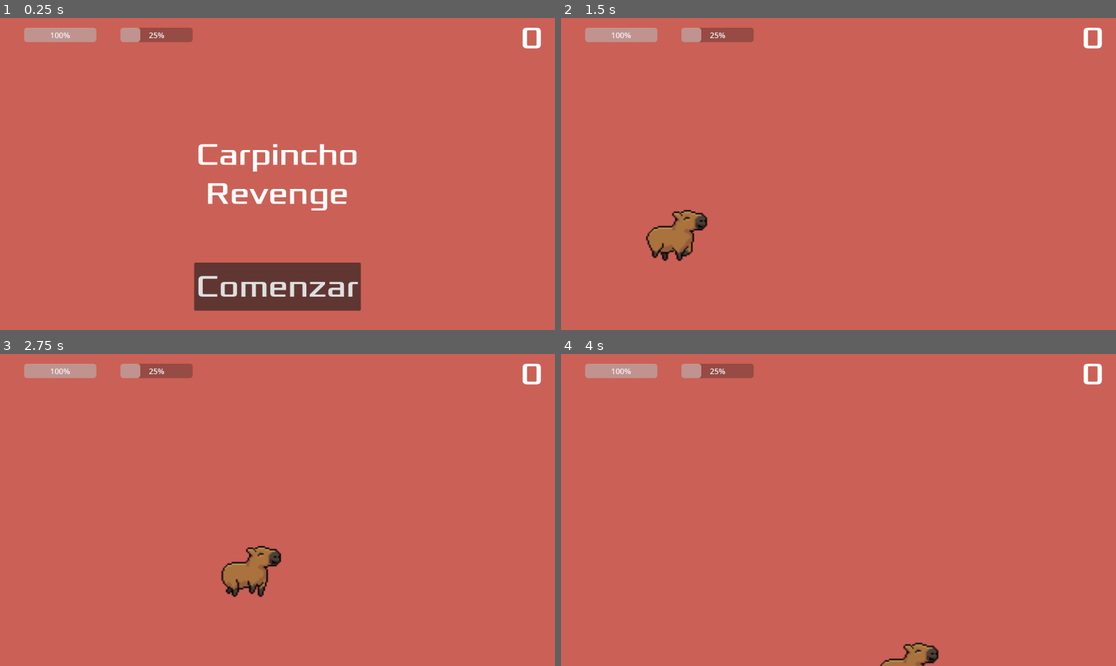
Above: before the commit, frames 1-4 (two rows, left to right).
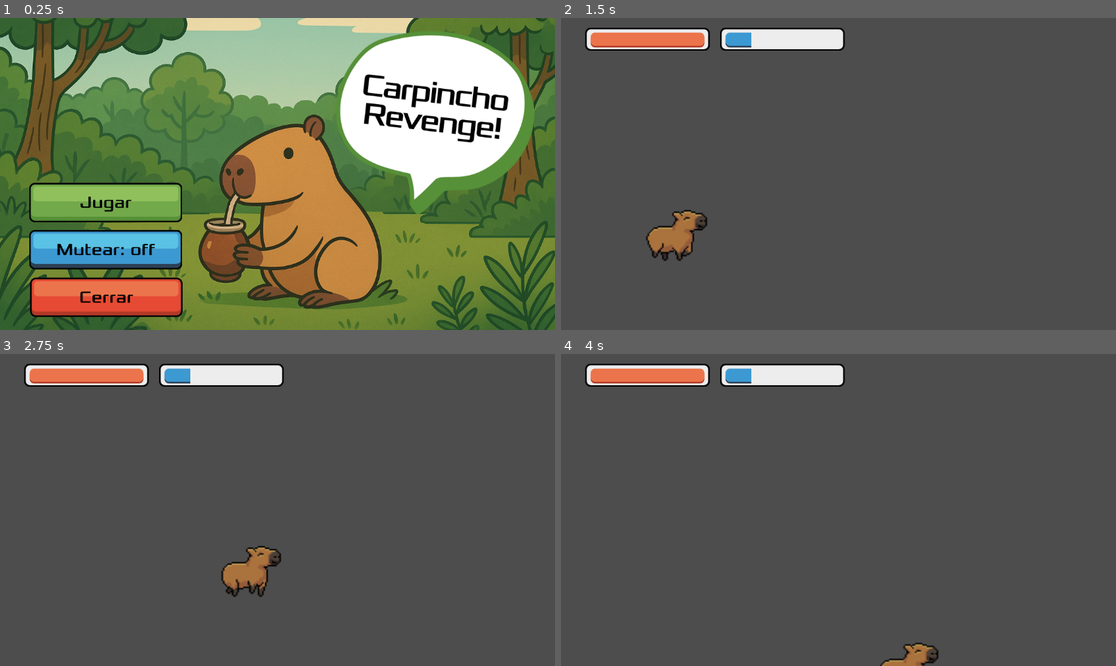
Above: after the commit, the same moments.

Repository: natayadev/carpincho-team
Game: Godot game, scene res://main.tscn
Two runs of this game, one before a commit and one after it. Both use one fixed random seed, a clock stepped at 60 frames per second and the inputs below.
Inputs (mouse positions are in pixels of both pictures, inside the frame that each line leads up to; where the layout moved, square brackets give the same spot in the first picture):
- Up to frame 1 (0.25 s): no input
- Up to frame 2 (1.5 s): click (666, 248) at 0.52 s; click (666, 202) [838, 286] at 1.25 s
- Up to frame 3 (2.75 s): tap Enter at 2 s; hold Right (move_right) from 2.03 s (still down)
- Up to frame 4 (4 s): release Right (move_right) at 2.78 s; hold Down (move_down) 2.78-3.53 s; hold Right (move_right) from 3.53 s (still down)

The runs differ from the first frame. In frame 1, 100% of the frame differs, in the area x 0-100%, y 0-100%; in frame 2, 99%; in frame 3, 99%; in frame 4, 100%.

Commit message:
Añade sonidos y demás assets

Diff:
--- a/hud.gd
+++ b/hud.gd
@@ -1,30 +1,28 @@
 extends CanvasLayer
 
 signal start_game
-
-func show_message(text):
-	$Message.text = text
-	$Message.show()
-	$MessageTimer.start()
+var is_muted := false
 
 func show_game_over():
-	show_message("Perdiste :(")
-	await $MessageTimer.timeout
-	$Message.show()
-	await get_tree().create_timer(1.0).timeout
 	$StartButton.show()
-
-func update_score(score):
-	$ScoreLabel.text = str(score)
 
 func _on_start_button_pressed():
 	$StartButton.hide()
-	$Message.hide()
+	$ExitButton.hide()
+	$MuteButton.hide()
+	$Background.hide()
+	$Title.hide()
+	$HealthBar.show()
+	$StaminaBar.show()
 	start_game.emit()
 
-func _on_message_timer_timeout():
-	$Message.hide()
+func _on_mute_button_pressed() -> void:
+	is_muted = !is_muted
+	var master_bus := AudioServer.get_bus_index("Master")
+	AudioServer.set_bus_mute(master_bus, is_muted)
 
+func _on_exit_button_pressed() -> void:
+	get_tree().quit()
 
 func _on_player_health_changed(health: Variant) -> void:
-	pass # Replace with function body.
+	pass
--- a/hud.tscn
+++ b/hud.tscn
@@ -1,82 +1,123 @@
-[gd_scene load_steps=3 format=3 uid="uid://c6bqruikxwql0"]
+[gd_scene load_steps=14 format=3 uid="uid://c6bqruikxwql0"]
 
-[ext_resource type="FontFile" uid="uid://dn67pmsqwdj3y" path="res://fonts/Xolonium-Regular.ttf" id="1_37p78"]
 [ext_resource type="Script" uid="uid://82j0yydw80ie" path="res://hud.gd" id="1_64ctp"]
+[ext_resource type="Texture2D" uid="uid://c6oui5kfsxli0" path="res://art/Background.png" id="2_gpiub"]
+[ext_resource type="Texture2D" uid="uid://xb856jvwjdo3" path="res://art/Play.png" id="3_61f8s"]
+[ext_resource type="Texture2D" uid="uid://bmp0rop5gl3vu" path="res://art/PlayPressed.png" id="4_g10ll"]
+[ext_resource type="Texture2D" uid="uid://cwtn0udnu4f1w" path="res://art/Mute.png" id="5_gpiub"]
+[ext_resource type="Texture2D" uid="uid://c1fioil3v43f7" path="res://art/MutePressed.png" id="6_amv7k"]
+[ext_resource type="Texture2D" uid="uid://dqhvkvswycka" path="res://art/Exit.png" id="7_1fv7p"]
+[ext_resource type="Texture2D" uid="uid://dgvm7c6mvd8xs" path="res://art/ExitPressed.png" id="8_4u2vk"]
+[ext_resource type="Texture2D" uid="uid://v1q5fbmajo5a" path="res://art/Title.png" id="10_amv7k"]
+[ext_resource type="Texture2D" uid="uid://dcjsxl344hamy" path="res://art/HealthBar.png" id="11_1fv7p"]
+[ext_resource type="Texture2D" uid="uid://jcuir4flwyq5" path="res://art/EmptyBar.png" id="11_4u2vk"]
+[ext_resource type="Texture2D" uid="uid://beo885iryto3w" path="res://art/StaminaBar.png" id="12_4u2vk"]
+
+[sub_resource type="GDScript" id="GDScript_1fv7p"]
+script/source = "extends TextureProgressBar
+"
 
 [node name="HUD" type="CanvasLayer"]
 script = ExtResource("1_64ctp")
 
-[node name="ScoreLabel" type="Label" parent="."]
-anchors_preset = 5
-anchor_left = 0.5
-anchor_right = 0.5
-offset_left = 482.0
-offset_top = 3.0
-offset_right = 573.0
-offset_bottom = 81.0
-grow_horizontal = 2
-theme_override_fonts/font = ExtResource("1_37p78")
-theme_override_font_sizes/font_size = 64
-text = "0"
-horizontal_alignment = 1
-vertical_alignment = 1
-
-[node name="Message" type="Label" parent="."]
-custom_minimum_size = Vector2(480, 0)
+[node name="Background" type="TextureRect" parent="."]
 anchors_preset = 8
 anchor_left = 0.5
 anchor_top = 0.5
 anchor_right = 0.5
 anchor_bottom = 0.5
-offset_left = -204.0
-offset_top = -79.5
-offset_right = 204.0
-offset_bottom = 79.5
+offset_left = -584.0
+offset_top = -436.0
+offset_right = 952.0
+offset_bottom = 588.0
 grow_horizontal = 2
 grow_vertical = 2
-theme_override_fonts/font = ExtResource("1_37p78")
-theme_override_font_sizes/font_size = 64
-text = "Carpincho Revenge"
-horizontal_alignment = 1
-vertical_alignment = 1
-autowrap_mode = 2
+scale = Vector2(0.76, 0.76)
+texture = ExtResource("2_gpiub")
 
-[node name="StartButton" type="Button" parent="."]
+[node name="Title" type="TextureRect" parent="."]
+offset_left = 629.0
+offset_top = 19.0
+offset_right = 1329.0
+offset_bottom = 519.0
+scale = Vector2(0.8, 0.8)
+texture = ExtResource("10_amv7k")
+
+[node name="StartButton" type="TextureButton" parent="."]
+anchors_preset = 7
+anchor_left = 0.5
+anchor_top = 1.0
+anchor_right = 0.5
+anchor_bottom = 1.0
+offset_left = -515.0
+offset_top = -306.0
+offset_right = 278.0
+offset_bottom = -100.0
+grow_horizontal = 2
+grow_vertical = 0
+scale = Vector2(0.4, 0.4)
+texture_normal = ExtResource("3_61f8s")
+texture_pressed = ExtResource("4_g10ll")
+texture_hover = ExtResource("4_g10ll")
+
+[node name="MuteButton" type="TextureButton" parent="."]
 custom_minimum_size = Vector2(200, 100)
 anchors_preset = 7
 anchor_left = 0.5
 anchor_top = 1.0
 anchor_right = 0.5
 anchor_bottom = 1.0
-offset_left = -100.0
-offset_top = -140.0
-offset_right = 100.0
-offset_bottom = -40.0
+offset_left = -515.0
+offset_top = -208.0
+offset_right = 278.0
+offset_bottom = -2.0
 grow_horizontal = 2
 grow_vertical = 0
-theme_override_fonts/font = ExtResource("1_37p78")
-theme_override_font_sizes/font_size = 64
-text = "Comenzar"
+scale = Vector2(0.4, 0.4)
+texture_normal = ExtResource("5_gpiub")
+texture_disabled = ExtResource("6_amv7k")
 
-[node name="MessageTimer" type="Timer" parent="."]
-wait_time = 2.0
-one_shot = true
+[node name="ExitButton" type="TextureButton" parent="."]
+custom_minimum_size = Vector2(200, 100)
+anchors_preset = 7
+anchor_left = 0.5
+anchor_top = 1.0
+anchor_right = 0.5
+anchor_bottom = 1.0
+offset_left = -514.0
+offset_top = -109.0
+offset_right = 279.0
+offset_bottom = 97.0
+grow_horizontal = 2
+grow_vertical = 0
+scale = Vector2(0.4, 0.4)
+texture_normal = ExtResource("7_1fv7p")
+texture_pressed = ExtResource("8_4u2vk")
+texture_hover = ExtResource("8_4u2vk")
 
-[node name="HealthBar" type="ProgressBar" parent="."]
+[node name="HealthBar" type="TextureProgressBar" parent="."]
 offset_left = 50.0
 offset_top = 20.0
-offset_right = 200.0
-offset_bottom = 50.0
+offset_right = 698.0
+offset_bottom = 141.0
+scale = Vector2(0.4, 0.4)
 max_value = 1000.0
 value = 1000.0
+texture_under = ExtResource("11_4u2vk")
+texture_progress = ExtResource("11_1fv7p")
 
-[node name="StaminaBar" type="ProgressBar" parent="."]
-offset_left = 250.0
+[node name="StaminaBar" type="TextureProgressBar" parent="."]
+offset_left = 330.0
 offset_top = 20.0
-offset_right = 400.0
-offset_bottom = 50.0
+offset_right = 978.0
+offset_bottom = 141.0
+scale = Vector2(0.4, 0.4)
 max_value = 1000.0
 value = 250.0
+texture_under = ExtResource("11_4u2vk")
+texture_progress = ExtResource("12_4u2vk")
+script = SubResource("GDScript_1fv7p")
 
 [connection signal="pressed" from="StartButton" to="." method="_on_start_button_pressed"]
-[connection signal="timeout" from="MessageTimer" to="." method="_on_message_timer_timeout"]
+[connection signal="pressed" from="MuteButton" to="." method="_on_mute_button_pressed"]
+[connection signal="pressed" from="ExitButton" to="." method="_on_exit_button_pressed"]
--- a/main.gd
+++ b/main.gd
@@ -4,20 +4,19 @@
 
 func game_over():
 	$ScoreTimer.stop()
+	$GameMusic.stop()
+	$GameOverMusic.play()
 	$HUD.show_game_over()
 
 func new_game():
 	score = 0
+	$GameOverMusic.stop()
 	$Player.start($StartPosition.position)
 	$StartTimer.start()
-	$HUD.update_score(score)
-
-func _on_score_timer_timeout():
-	score += 1
-	$HUD.update_score(score)
-
-func _on_start_timer_timeout():
-	$ScoreTimer.start()
 
 func _ready():
-	pass
+	var custom_cursor = preload("res://art/Cursor.png")
+	Input.set_custom_mouse_cursor(custom_cursor, Input.CURSOR_POINTING_HAND)
+	$HUD/HealthBar.hide()
+	$HUD/StaminaBar.hide()
+	$GameMusic.play()
--- a/main.tscn
+++ b/main.tscn
@@ -1,23 +1,20 @@
-[gd_scene load_steps=6 format=3 uid="uid://cuphtspclqawb"]
+[gd_scene load_steps=8 format=3 uid="uid://cuphtspclqawb"]
 
 [ext_resource type="Script" uid="uid://db73mp2au66sl" path="res://main.gd" id="1_0xm2m"]
 [ext_resource type="PackedScene" uid="uid://d1f7eabgfc3gq" path="res://player.tscn" id="1_ig7tw"]
 [ext_resource type="PackedScene" uid="uid://c6bqruikxwql0" path="res://hud.tscn" id="4_1bvp3"]
-[ext_resource type="Script" uid="uid://f848i0pw85hj" path="res://red_area.gd" id="4_lquwl"]
+[ext_resource type="AudioStream" uid="uid://dt6ajmlsq5f8q" path="res://sounds/game.ogg" id="4_lquwl"]
+[ext_resource type="AudioStream" uid="uid://bpnmwfbnbfiw0" path="res://sounds/gameover.wav" id="5_7mycd"]
+
+[sub_resource type="GDScript" id="GDScript_h2yge"]
+script/source = "extends Area2D
+"
 
 [sub_resource type="RectangleShape2D" id="RectangleShape2D_h2yge"]
 size = Vector2(148, 20)
 
 [node name="Main" type="Node"]
 script = ExtResource("1_0xm2m")
-
-[node name="ColorRect" type="ColorRect" parent="."]
-anchors_preset = 15
-anchor_right = 1.0
-anchor_bottom = 1.0
-grow_horizontal = 2
-grow_vertical = 2
-color = Color(0.795708, 0.375508, 0.339074, 1)
 
 [node name="Player" parent="." instance=ExtResource("1_ig7tw")]
 
@@ -33,7 +30,7 @@
 [node name="HUD" parent="." instance=ExtResource("4_1bvp3")]
 
 [node name="RedArea" type="Area2D" parent="."]
-script = ExtResource("4_lquwl")
+script = SubResource("GDScript_h2yge")
 
 [node name="CollisionShape2D" type="CollisionShape2D" parent="RedArea"]
 position = Vector2(990, 580)
@@ -47,6 +44,12 @@
 shape = SubResource("RectangleShape2D_h2yge")
 debug_color = Color(0, 0.552941, 0.905882, 0.505882)
 
+[node name="GameMusic" type="AudioStreamPlayer" parent="."]
+stream = ExtResource("4_lquwl")
+
+[node name="GameOverMusic" type="AudioStreamPlayer" parent="."]
+stream = ExtResource("5_7mycd")
+
 [connection signal="hit" from="Player" to="." method="game_over"]
 [connection signal="timeout" from="ScoreTimer" to="." method="_on_score_timer_timeout"]
 [connection signal="timeout" from="StartTimer" to="." method="_on_start_timer_timeout"]
Binary file added: art/Background.png
Not shown, added: art/Background.png.import
Not shown, removed: art/CheckBox/UI-20.png.import
Not shown, removed: art/CheckBox/UI-21.png.import
Not shown, removed: art/CheckBox/UI-22.png.import
Not shown, removed: art/CheckBox/UI-23.png.import
Not shown, removed: art/CheckBox/UI-24.png.import
Not shown, removed: art/CheckBox/UI-25.png.import
Not shown, removed: art/CheckBox/UI-26.png.import
Not shown, removed: art/CheckBox/UI-27.png.import
Not shown, removed: art/CheckBox/UI-28.png.import
Not shown, removed: art/CheckBox/UI-29.png.import
(and 54 more such lines)
